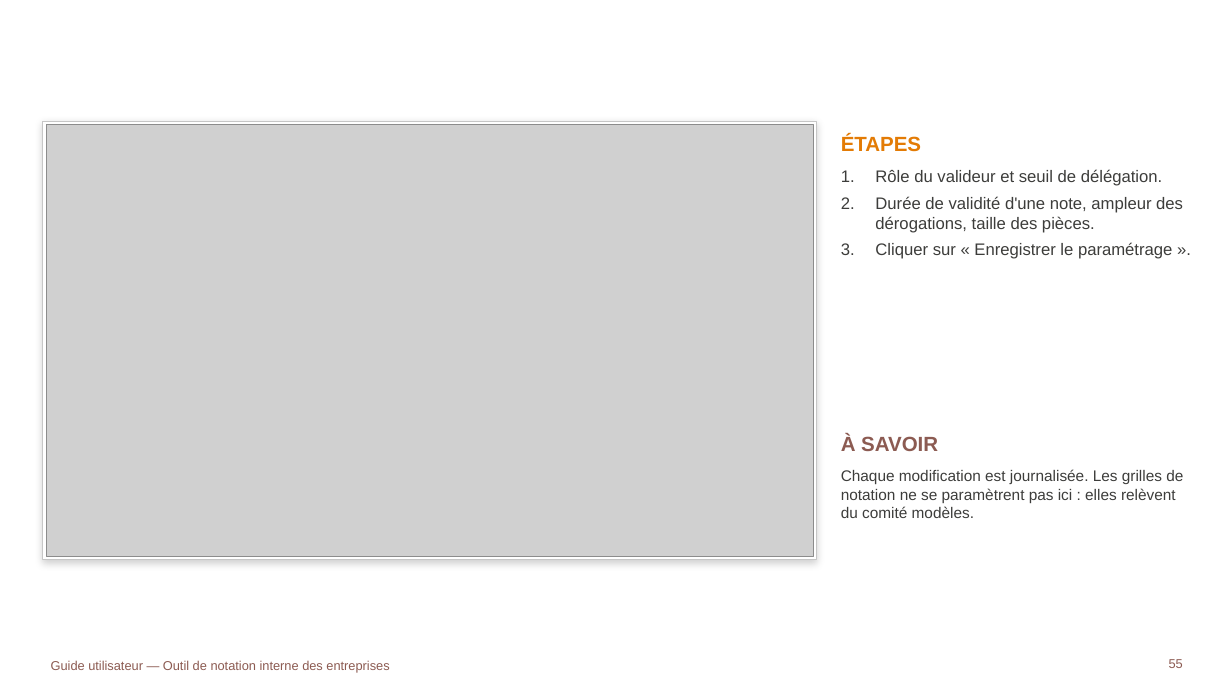
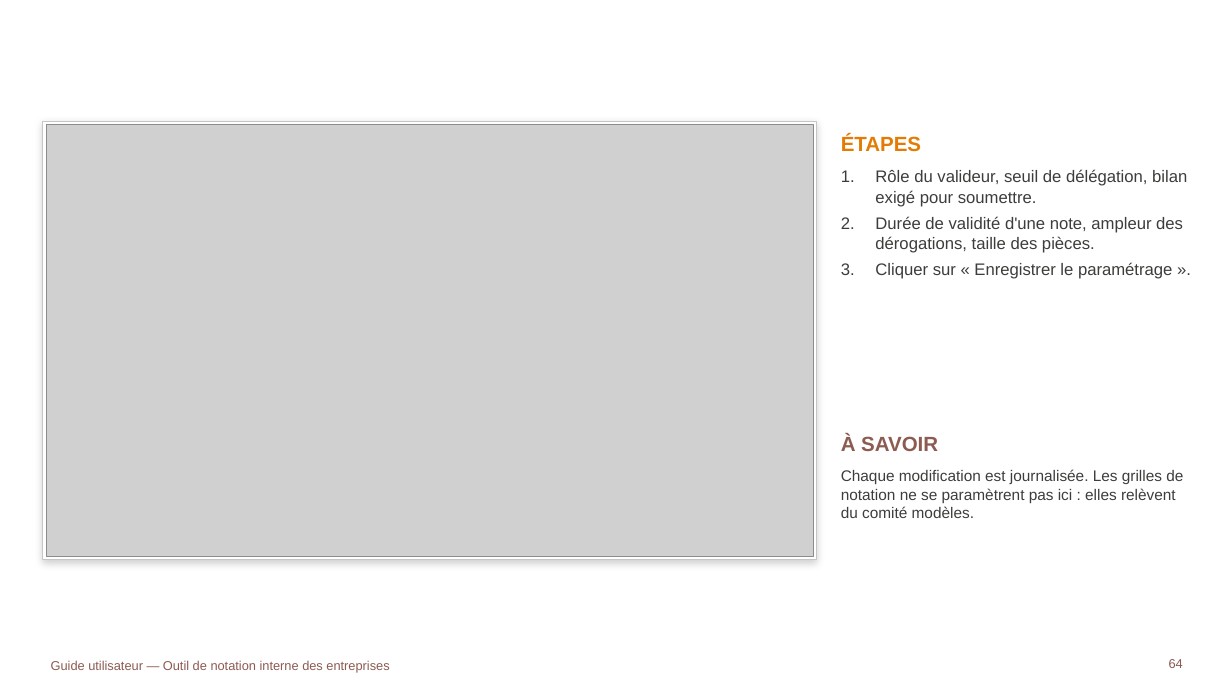
Before and after one commit to tariqeddoumi/Entreprise-scoring-cl, a slide deck: slide 64 of docs/guides/Guide_utilisateur_outil_notation.pptx (slide 55 before the commit). Drawn at 1232x693 pixels with LibreOffice and Linux fonts; fonts in the diff are those of the drawing; grey boxes stand for pictures; background and template pictures are left out. Boxes give left, top, right and bottom in pixels: in the first picture for what was removed or moved away, otherwise in the second. Text is boxed around its words. In the diff, an @@ line names an element or a change of style, - is before the commit and + after.

```diff
--- a/docs/guides/Guide_utilisateur_outil_notation.pptx
+++ b/docs/guides/Guide_utilisateur_outil_notation.pptx
@@ text at <box>875,169,1187,207</box>: text changed @@
-1. Rôle du valideur et seuil de délégation.
+1. Rôle du valideur, seuil de délégation, bilan exigé pour soumettre.
@@ page number at <box>1169,659,1183,668</box>: text changed @@
-55
+64
```
Also in this commit, not shown: 11 other slides changed, 9 slides added, 3 other files.
